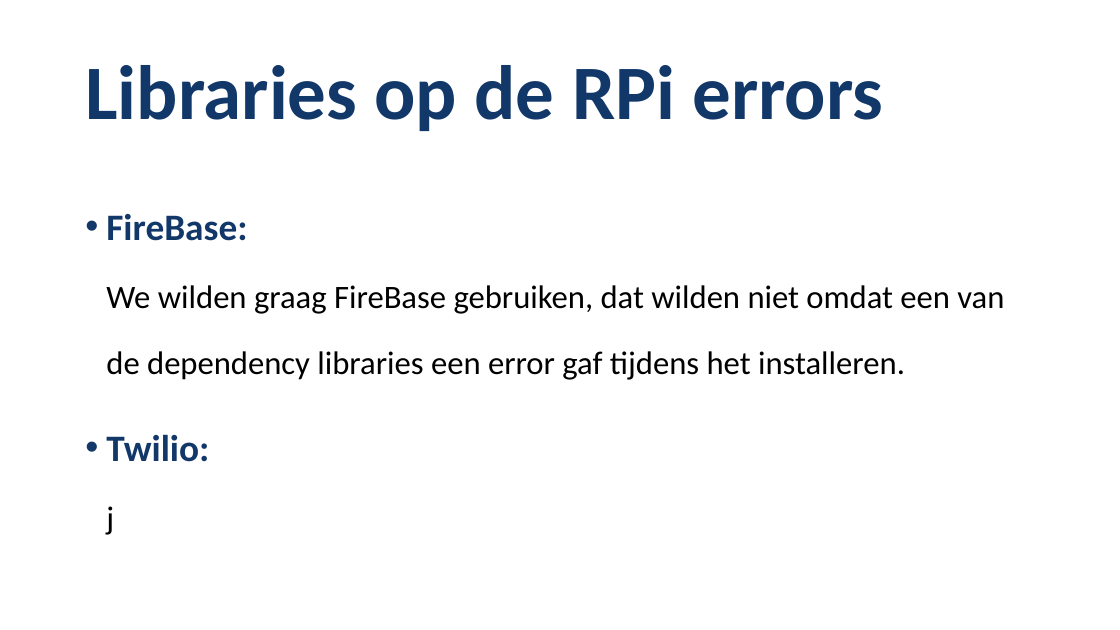
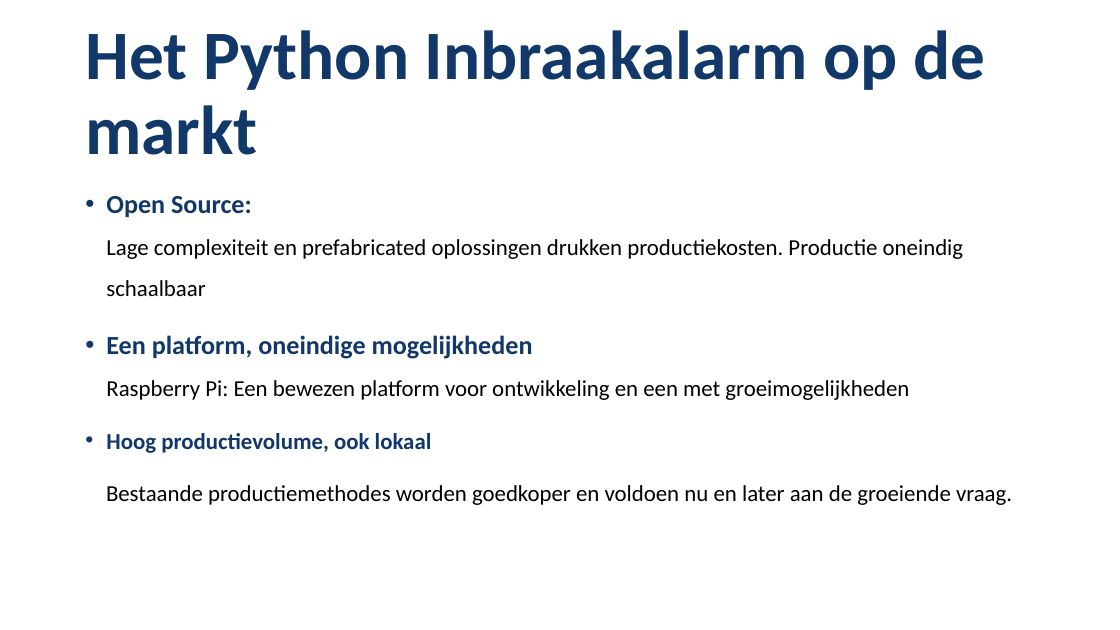
Before and after one commit to vincevannoort/miniproject-computersystems, a slide deck: slide 10 of presentatie/minproject-presentatie.pptx (slide 12 before the commit). Drawn at 1120x630 pixels with LibreOffice and Linux fonts; fonts in the diff are those of the drawing. Boxes give left, top, right and bottom in pixels: in the first picture for what was removed or moved away, otherwise in the second. Text is boxed around its words. In the diff, an @@ line names an element or a change of style, - is before the commit and + after.

Commit message:
Verkoop pitch
Presentatie voor de verkoop van het alarm

```diff
--- a/presentatie/minproject-presentatie.pptx
+++ b/presentatie/minproject-presentatie.pptx
@@ title at (85,30,986,155): text changed; size 66 to 59.4 pt @@
-Libraries op de RPi errors
+Het Python Inbraakalarm op de markt
@@ text at (106,196,1012,505): text changed; size 28 to 19.6 pt @@
-• FireBase:
-  We wilden graag FireBase gebruiken, dat wilden niet omdat een van de dependency libraries een error gaf tijdens het installeren.
-• Twilio:
-  j
+• Open Source:
+  Lage complexiteit en prefabricated oplossingen drukken productiekosten. Productie oneindig schaalbaar
+• Een platform, oneindige mogelijkheden
+  Raspberry Pi: Een bewezen platform voor ontwikkeling en een met groeimogelijkheden
+• Hoog productievolume, ook lokaal
+Bestaande productiemethodes worden goedkoper en voldoen nu en later aan de groeiende vraag.
```
Also in this commit, not shown: 3 other slides changed, 7 slides added, 8 slides removed.
